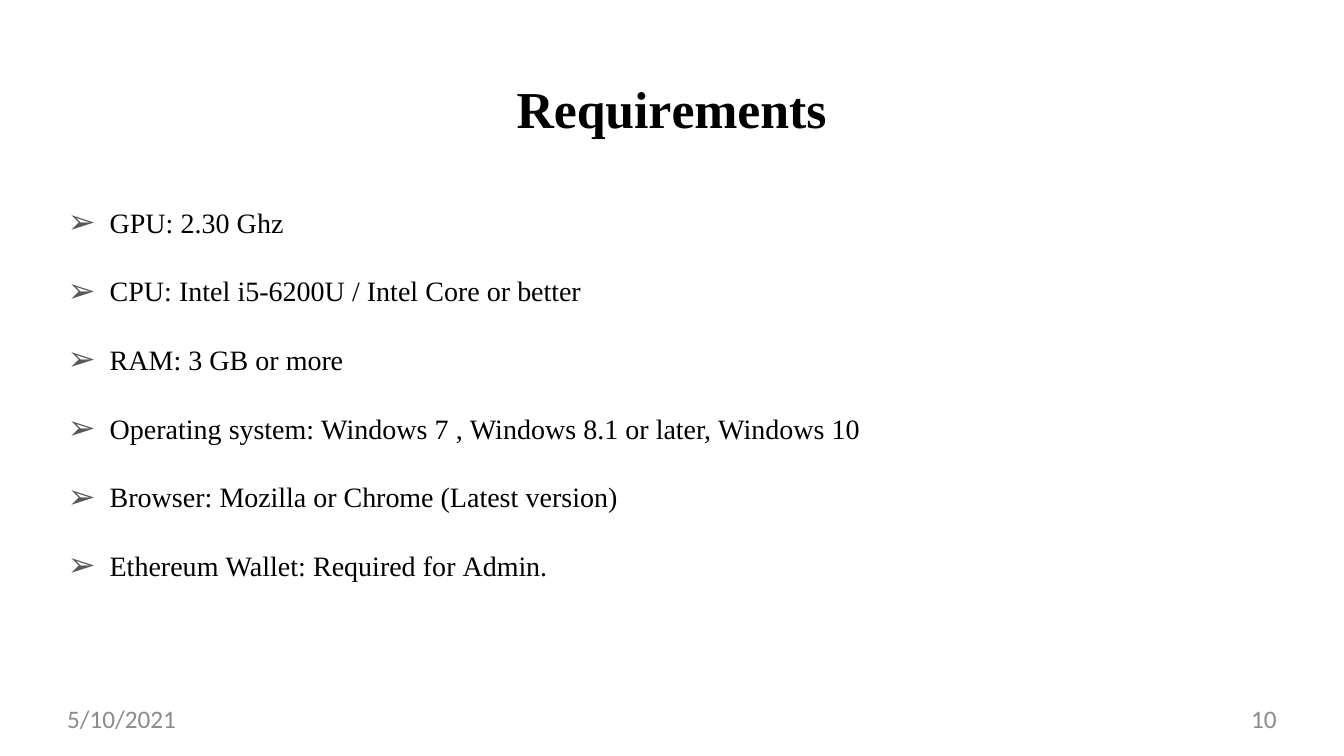
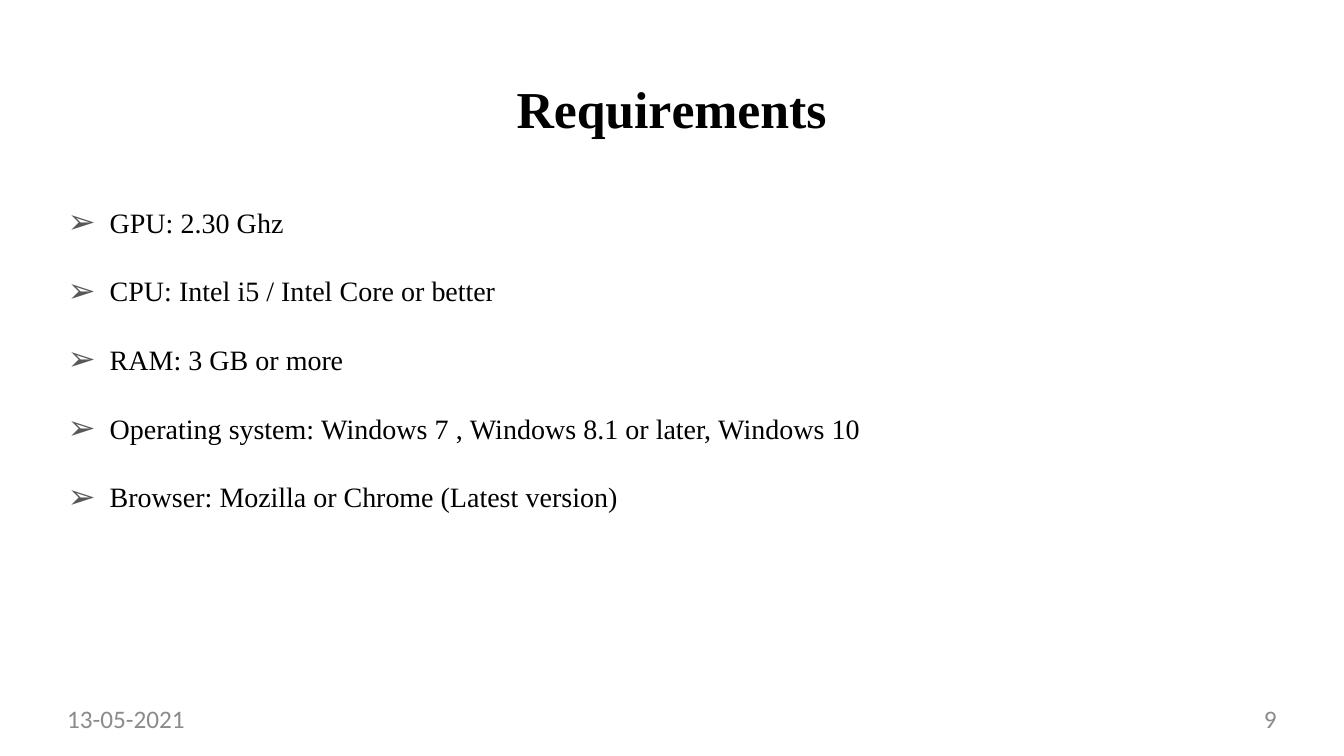
Before and after one commit to vikasbalu/Covid19_RiskCalc, a slide deck: slide 9 of presentation/Project Presentaion.pptx (slide 10 before the commit). Drawn at 1344x756 pixels with LibreOffice and Linux fonts; fonts in the diff are those of the drawing. Boxes give left, top, right and bottom in pixels: in the first picture for what was removed or moved away, otherwise in the second. Text is boxed around its words. In the diff, an @@ line names an element or a change of style, - is before the commit and + after.

```diff
--- a/presentation/Project Presentaion.pptx
+++ b/presentation/Project Presentaion.pptx
@@ text at (x1=110, y1=281, x2=495, y2=302): text changed @@
-➢ CPU: Intel i5-6200U / Intel Core or better
+➢ CPU: Intel i5 / Intel Core or better
@@ text at (x1=110, y1=556, x2=548, y2=582): paragraph removed @@
-➢ Ethereum Wallet: Required for Admin.
@@ text at (x1=67, y1=712, x2=184, y2=728): text changed @@
-5/10/2021
+13-05-2021
@@ page number at (x1=1264, y1=712, x2=1277, y2=728): text changed @@
-10
+9
```
Also in this commit, not shown: 22 other slides changed, 4 slides added, 6 slides removed.
